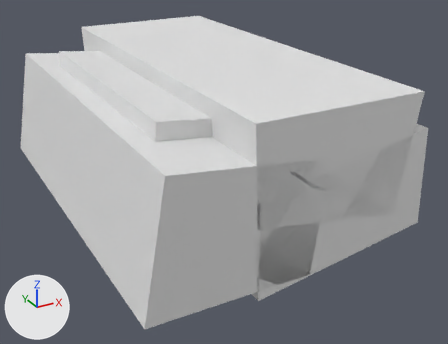
One commit to the FBX model BlackSmithGame/Assets/3Dmodels/bridgmid_1.fbx: the scene before it, then after it.
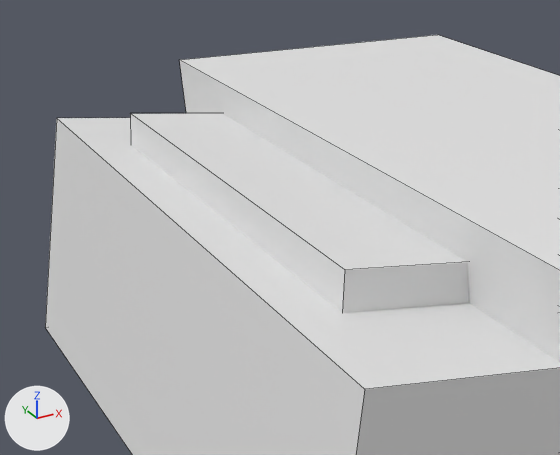
The first picture shows the older version from a 50 mm lens placed at (-0.58, -3.41, 1.58), pointed at (2.21, 1.66, -0.96). The close-ups show both versions on the part from 0% to 57% of the width and 0% to 60% of the height of that picture. The axes (+X, +Y, +Z) are drawn at lower left. The lights are the same throughout. The close-ups show mesh edges as thin lines. Where no turn or scale is listed for an object, it has been applied to the vertices.

The scene before the commit, as lines of its bpy script (objects in view):
```python
me_bridgmid_1 = bpy.data.meshes.new('bridgmid_1')
me_bridgmid_1.from_pydata(...)  # 40 vertices, 28 faces; spans x 0.66..3.24, y 0.0..4.0, z -1.29..0.18
ob_bridgmid_1 = bpy.data.objects.new('bridgmid_1', me_bridgmid_1)
ob_bridgmid_1.location = (0.0, 0.0, 0.0)
```
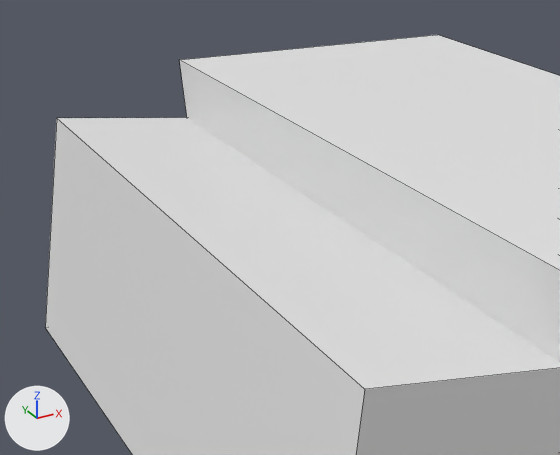
Boxes [x1, y1, x2, y2] around the edits, measured in the close-ups (560 x 455 px):
part 1 of me_bridgmid_1, deleted
    before: [130, 113, 469, 313]

What changed in the scene script:
```text
Change me_bridgmid_1:
    where me_bridgmid_1.from_pydata(...)  # 40 vertices, 28 faces; spans x 0.66..3.24, y 0.0..4.0, z -1.29..0.18
    used by ob_bridgmid_1; location = (0.0, 0.0, 0.0)
    me_bridgmid_1 part 1: the loose piece of 8 vertices spanning x 1.07..2.01, y 0.66..3.34, z -0.25..0.06 is deleted
```
